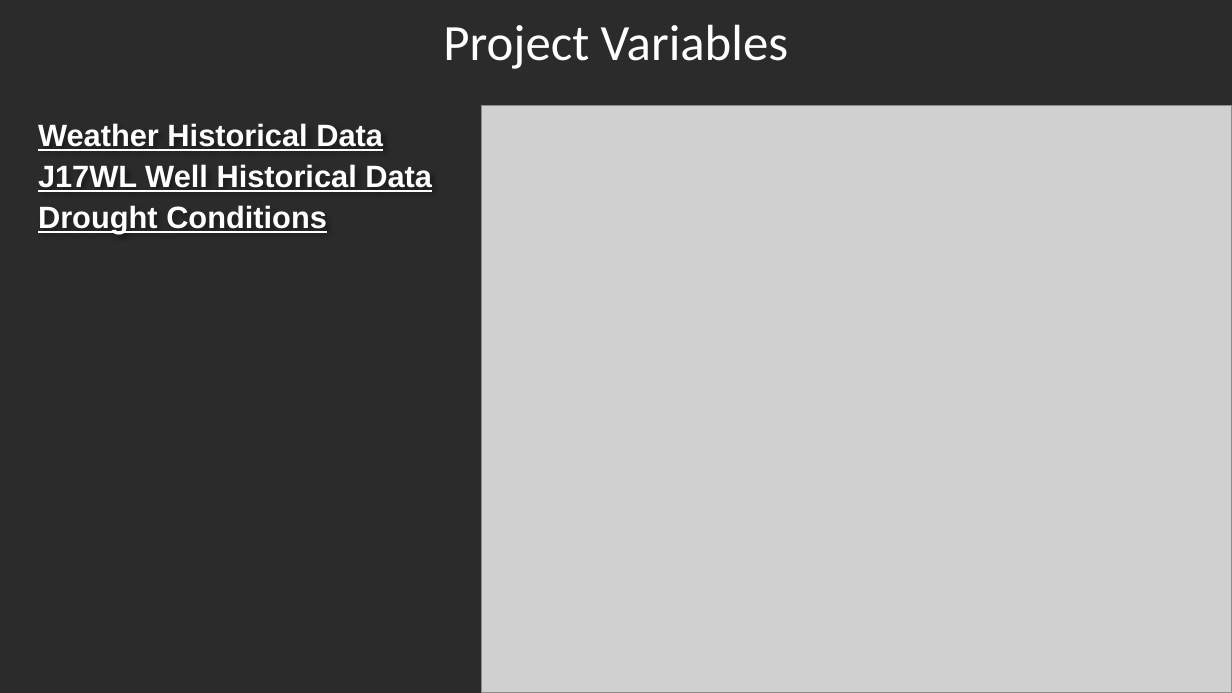
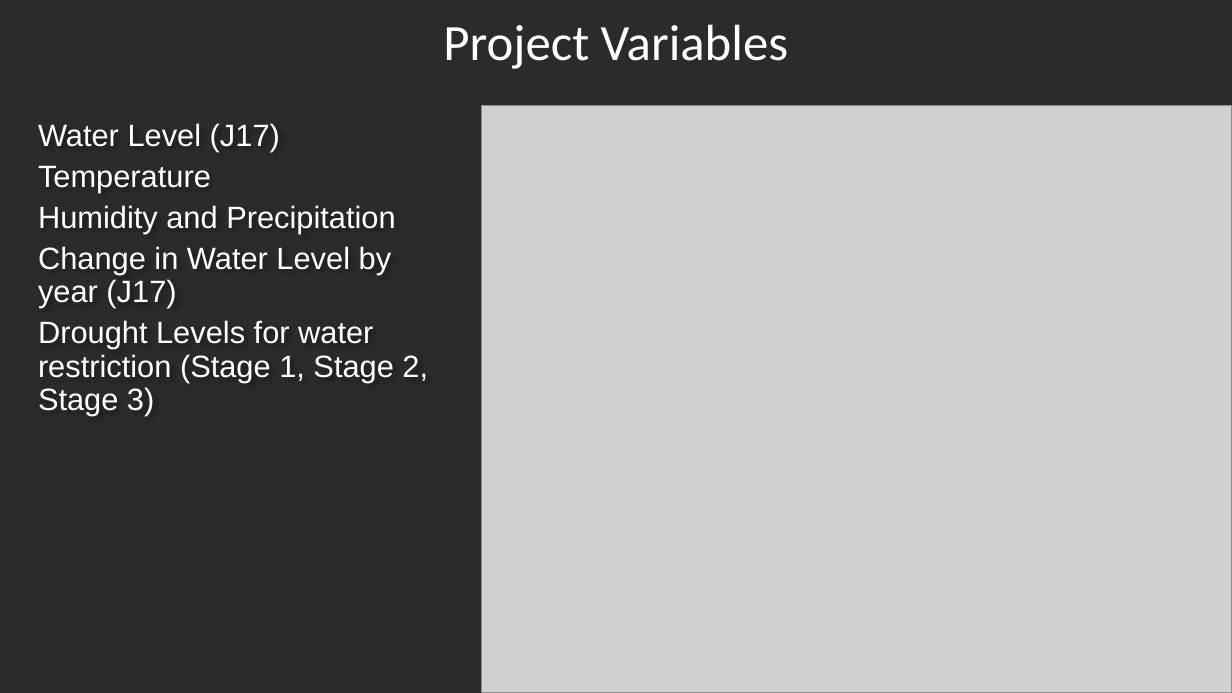
Before and after one commit to Shwetbaba/A-Review-of-the-Effectiveness-of-the-San-Antonio-Water-System-SAWS-Water-Restrictions-Policies, a slide deck: slide 5 of Project1_Final_Presentation_raw_format.pptx. Drawn at 1232x693 pixels with LibreOffice and Linux fonts; fonts in the diff are those of the drawing; grey boxes stand for pictures; background and template pictures are left out; a plain dark background stands for a picture behind light text. Boxes give left, top, right and bottom in pixels: in the first picture for what was removed or moved away, otherwise in the second. Text is boxed around its words. In the diff, an @@ line names an element or a change of style, - is before the commit and + after.

```diff
--- a/Project1_Final_Presentation_raw_format.pptx
+++ b/Project1_Final_Presentation_raw_format.pptx
@@ text at (x1=38, y1=123, x2=428, y2=415): text changed; bold off @@
-Weather Historical Data
-J17WL Well Historical Data
-Drought Conditions
+Water Level (J17)
+Temperature
+Humidity and Precipitation
+Change in Water Level by year (J17)
+Drought Levels for water restriction (Stage 1, Stage 2, Stage 3)
```
Also in this commit, not shown: 3 other slides changed, 3 slides added, 7 slides removed.
